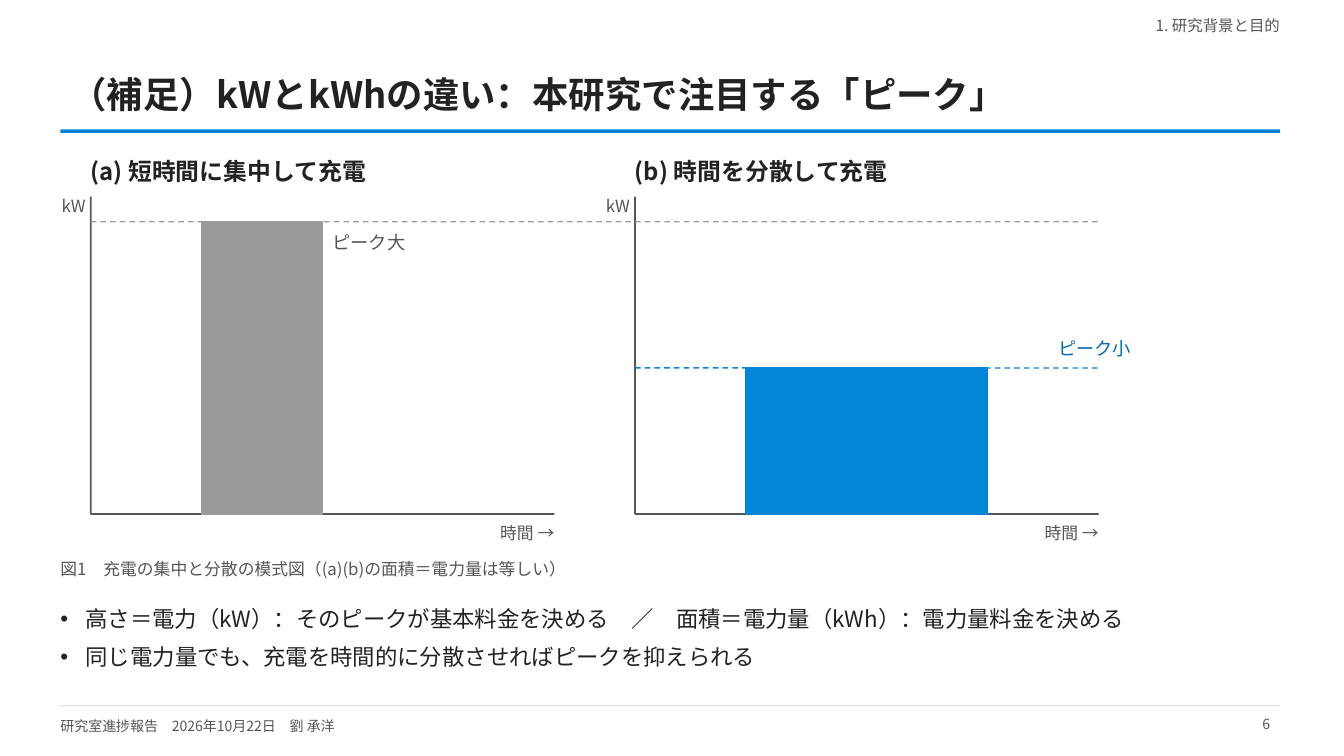
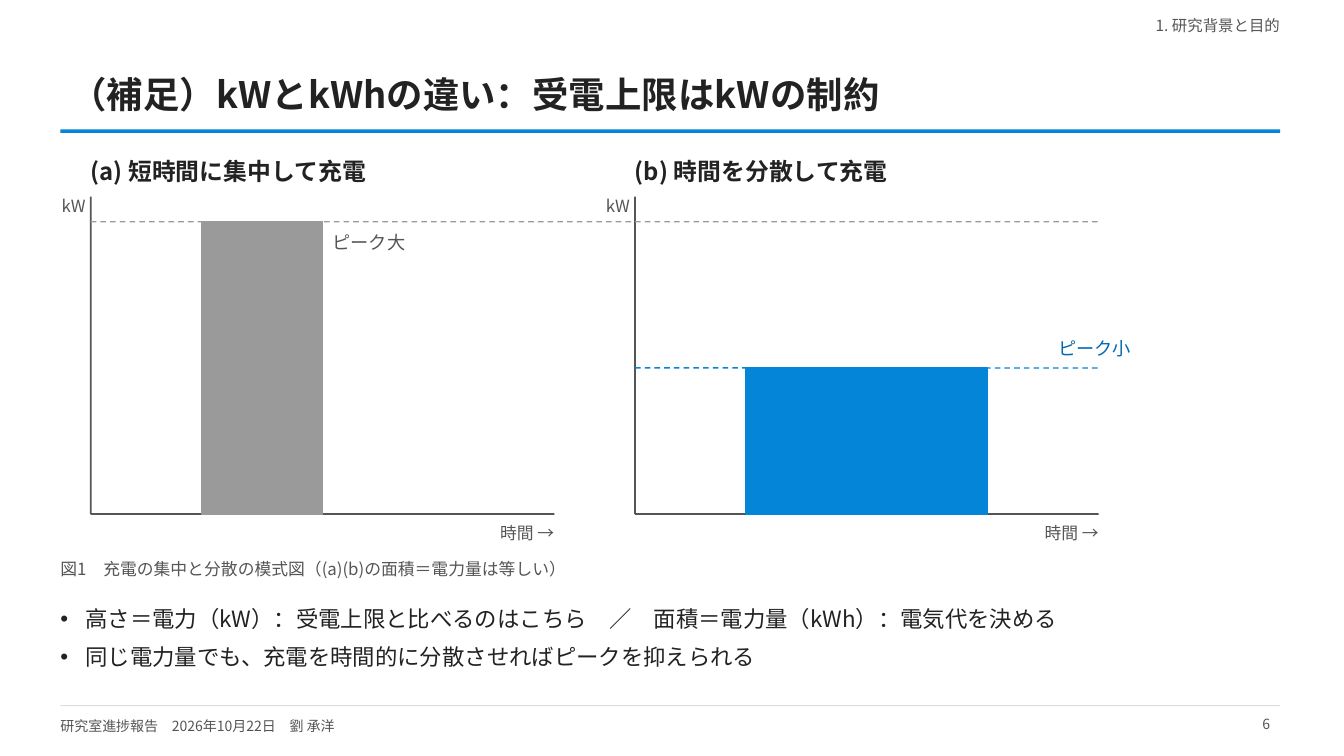
Before and after one commit to CYLIU2003/master-course, a slide deck: slide 6 of outcome/2026-10-22_lab_progress/lab_progress_20261022.pptx. Drawn at 1344x756 pixels with LibreOffice and Linux fonts; fonts in the diff are those of the drawing. Boxes give left, top, right and bottom in pixels: in the first picture for what was removed or moved away, otherwise in the second. Text is boxed around its words. In the diff, an @@ line names an element or a change of style, - is before the commit and + after.

```diff
--- a/outcome/2026-10-22_lab_progress/lab_progress_20261022.pptx
+++ b/outcome/2026-10-22_lab_progress/lab_progress_20261022.pptx
@@ title at <box>70,77,879,112</box>: text changed @@
-（補足）kWとkWhの違い：本研究で注目する「ピーク」
+（補足）kWとkWhの違い：受電上限はkWの制約
@@ text at <box>86,608,1057,629</box>: text changed @@
-• 高さ＝電力（kW）：そのピークが基本料金を決める ／ 面積＝電力量（kWh）：電力量料金を決める
+• 高さ＝電力（kW）：受電上限と比べるのはこちら ／ 面積＝電力量（kWh）：電気代を決める
```
Also in this commit, not shown: 16 other slides changed, 1 slide added, 4 slides removed, 4 other files.
